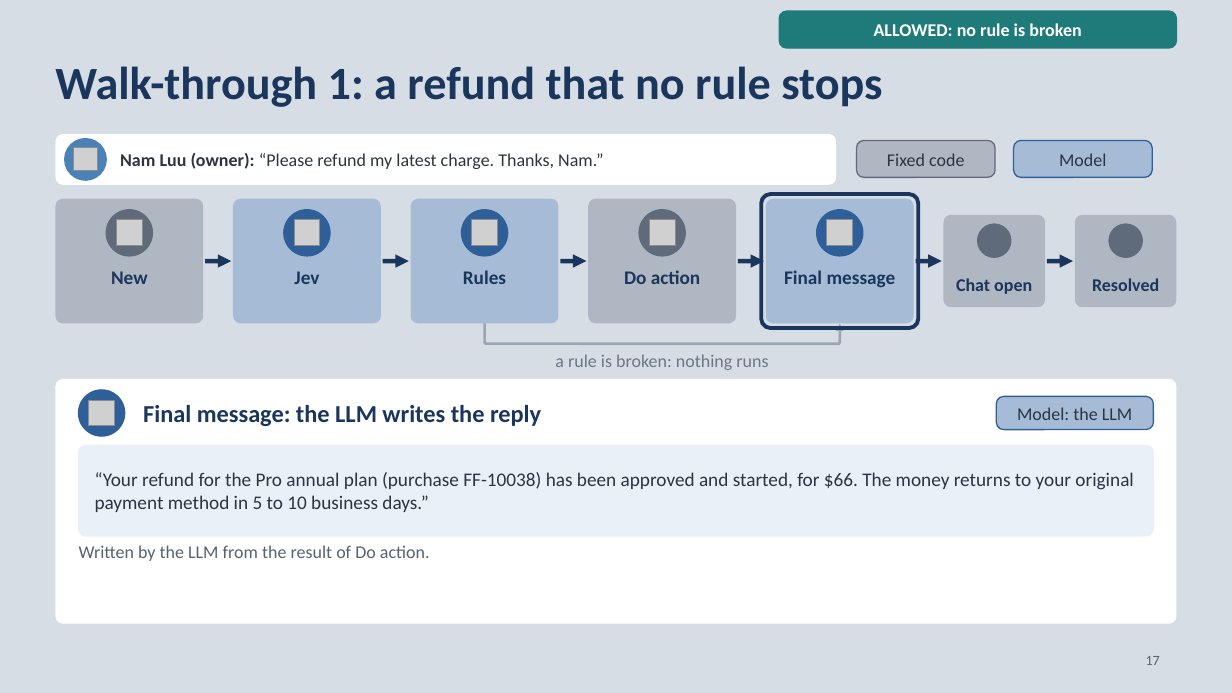
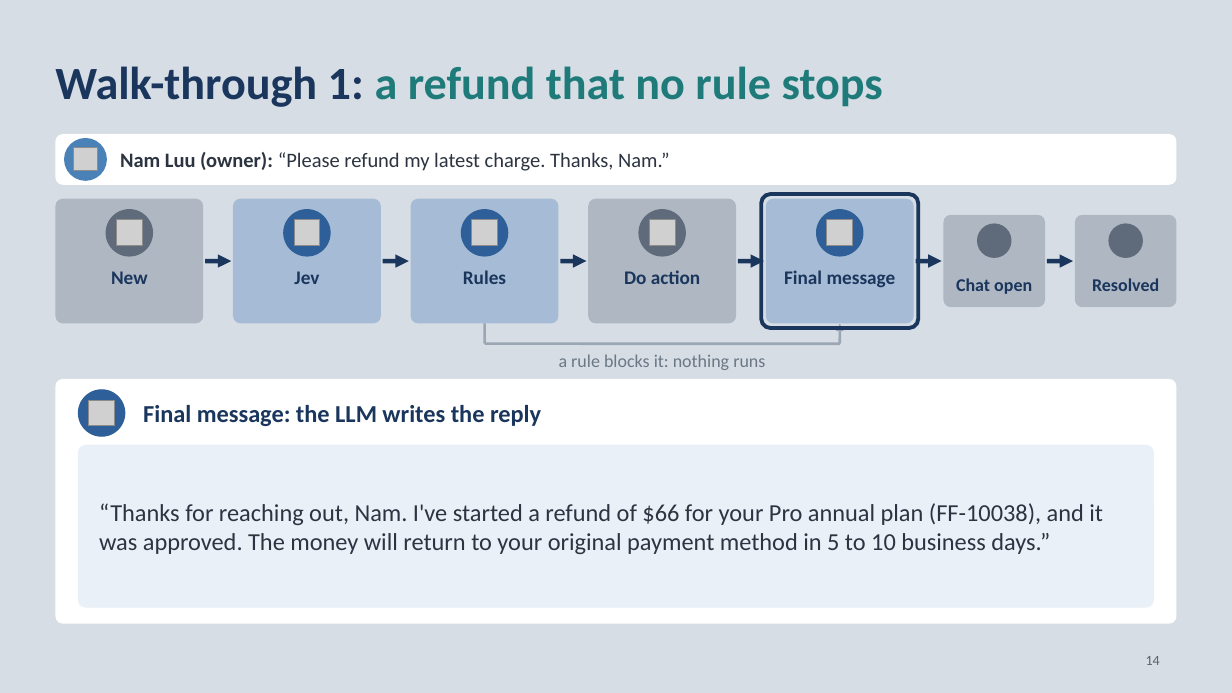
Before and after one commit to neilonthesky/english-presentation, a slide deck: slide 14 of slides/deck.pptx (slide 17 before the commit). Drawn at 1232x693 pixels with LibreOffice and Linux fonts; fonts in the diff are those of the drawing; grey boxes stand for pictures; background and template pictures are left out. Boxes give left, top, right and bottom in pixels: in the first picture for what was removed or moved away, otherwise in the second. Text is boxed around its words. In the diff, an @@ line names an element or a change of style, - is before the commit and + after.

```diff
--- a/slides/deck.pptx
+++ b/slides/deck.pptx
@@ rounded rectangle removed at (779,11,1177,48) @@
-ALLOWED: no rule is broken
@@ text "Walk-through 1: a refund that ..." at (55,66,883,107): text colour #1B365D to #1F7A7A in "a refund that no rule stops" @@
@@ rounded rectangle: place and size @@
-rounded rectangle at (55,134,836,185)
+rounded rectangle at (55,134,1177,185)
@@ text "Nam Luu (owner): “Please refund ..." at (120,152,670,171): size 14 to 16 pt @@
@@ rounded rectangle removed at (857,140,995,177) @@
-Fixed code
@@ rounded rectangle removed at (1014,140,1153,177) @@
-Model
@@ text at (559,354,765,370): text changed @@
-a rule is broken: nothing runs
+a rule blocks it: nothing runs
@@ rounded rectangle removed at (996,396,1153,430) @@
-Model: the LLM
@@ rounded rectangle "“Thanks for reaching out, Nam. ...": place and size @@
-rounded rectangle "“Thanks for reaching out, Nam. ..." at (79,445,1153,536)
+rounded rectangle "“Thanks for reaching out, Nam. ..." at (79,445,1153,607)
@@ rounded rectangle "“Thanks for reaching out, Nam. ..." at (79,445,1153,607): proportions changed @@
@@ text in rounded rectangle at (99,503,1103,554): text changed; size 15 to 19 pt @@
-“Your refund for the Pro annual plan (purchase FF-10038) has been approved and started, for $66. The money returns to your original payment method in 5 to 10 business days.”
+“Thanks for reaching out, Nam. I've started a refund of $66 for your Pro annual plan (FF-10038), and it was approved. The money will return to your original payment method in 5 to 10 business days.”
@@ text removed at (79,545,430,561) @@
-Written by the LLM from the result of Do action.
@@ page number at (1146,656,1160,665): text changed @@
-17
+14
```
Also in this commit, not shown: 18 other slides changed, 1 slide added, 5 slides removed, 9 other files.
